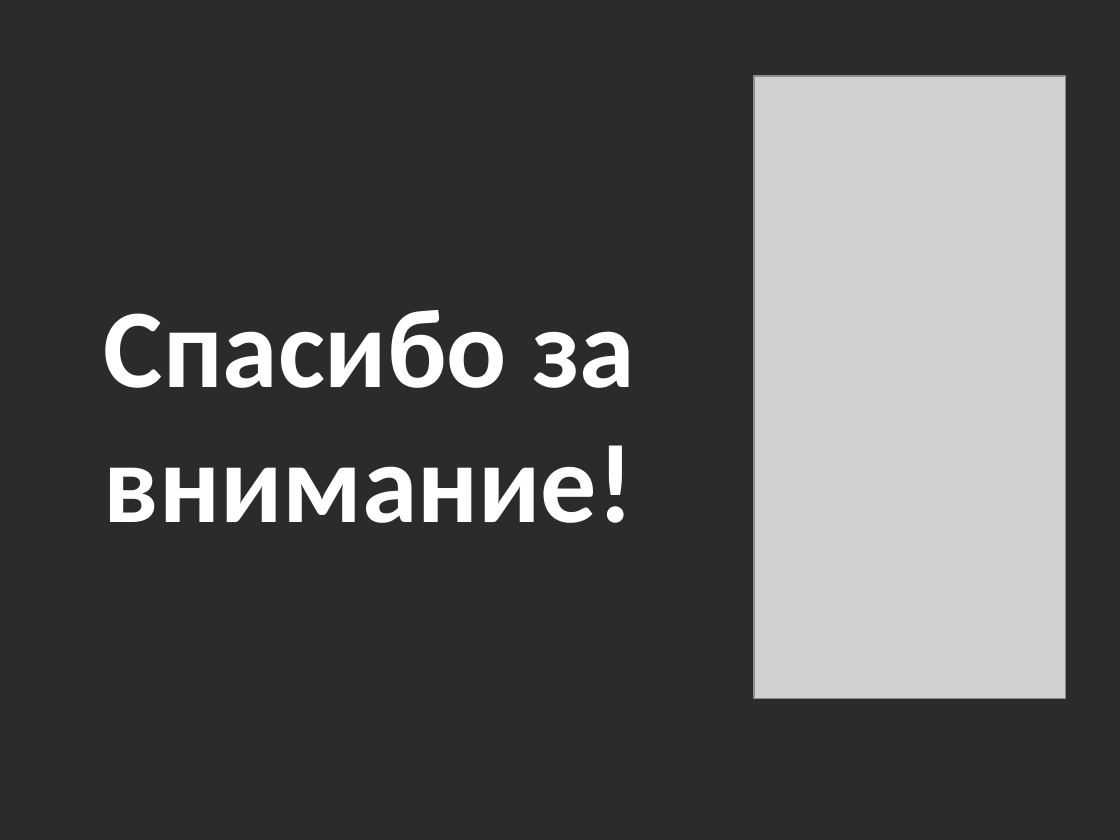
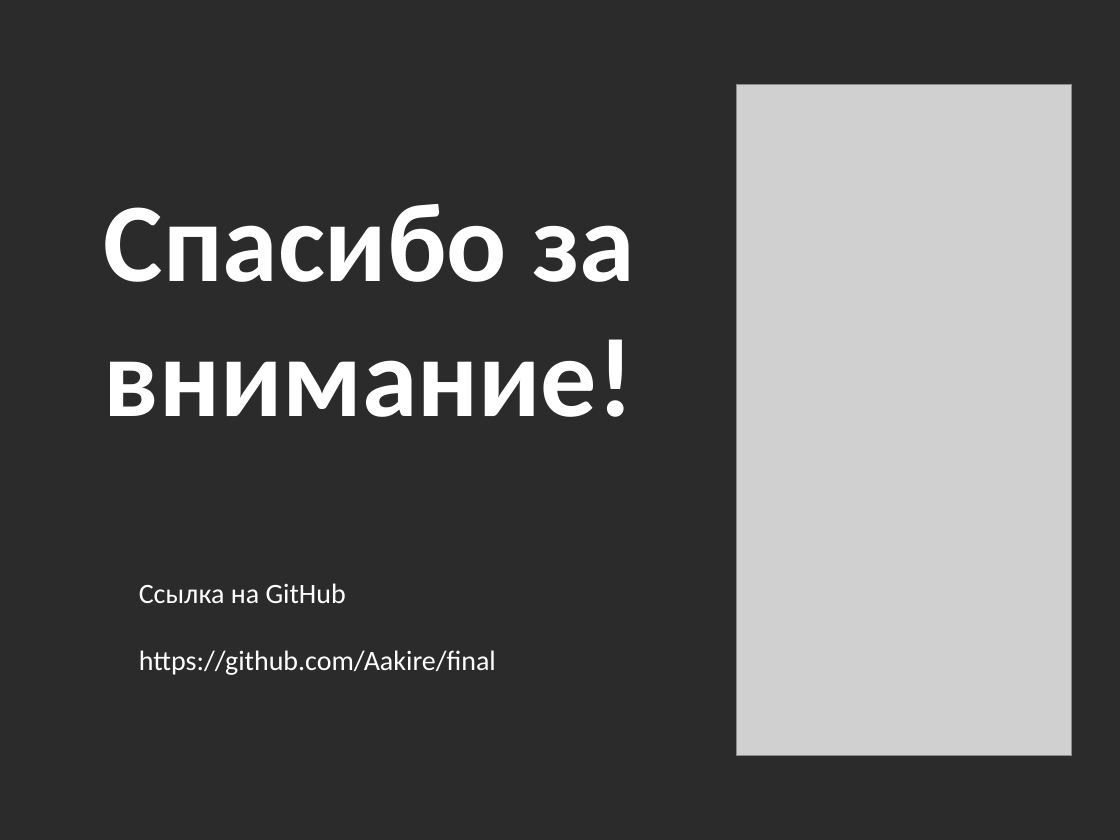
Before and after one commit to Aakire/final, a slide deck: slide 8 of Файлы к аттестации/Итоговый проект.pptx (slide 6 before the commit). Drawn at 1120x840 pixels with LibreOffice and Linux fonts; fonts in the diff are those of the drawing; grey boxes stand for pictures; background and template pictures are left out; a plain dark background stands for a picture behind light text. Boxes give left, top, right and bottom in pixels: in the first picture for what was removed or moved away, otherwise in the second. Text is boxed around its words. In the diff, an @@ line names an element or a change of style, - is before the commit and + after.

```diff
--- a/Файлы к аттестации/Итоговый проект.pptx
+++ b/Файлы к аттестации/Итоговый проект.pptx
@@ title "Спасибо за внимание!": place and size @@
-title "Спасибо за внимание!" at box(104, 310, 635, 523)
+title "Спасибо за внимание!" at box(104, 204, 635, 417)
@@ picture: place and size @@
-picture at box(754, 76, 1065, 699)
+picture at box(736, 85, 1071, 755)
@@ text added at box(139, 583, 496, 675), 18 pt, text #FFFFFF @@
+Ссылка на GitHub
+https://github.com/Aakire/final
```
Also in this commit, not shown: 1 other slide changed, 2 slides added, 8 other files.
